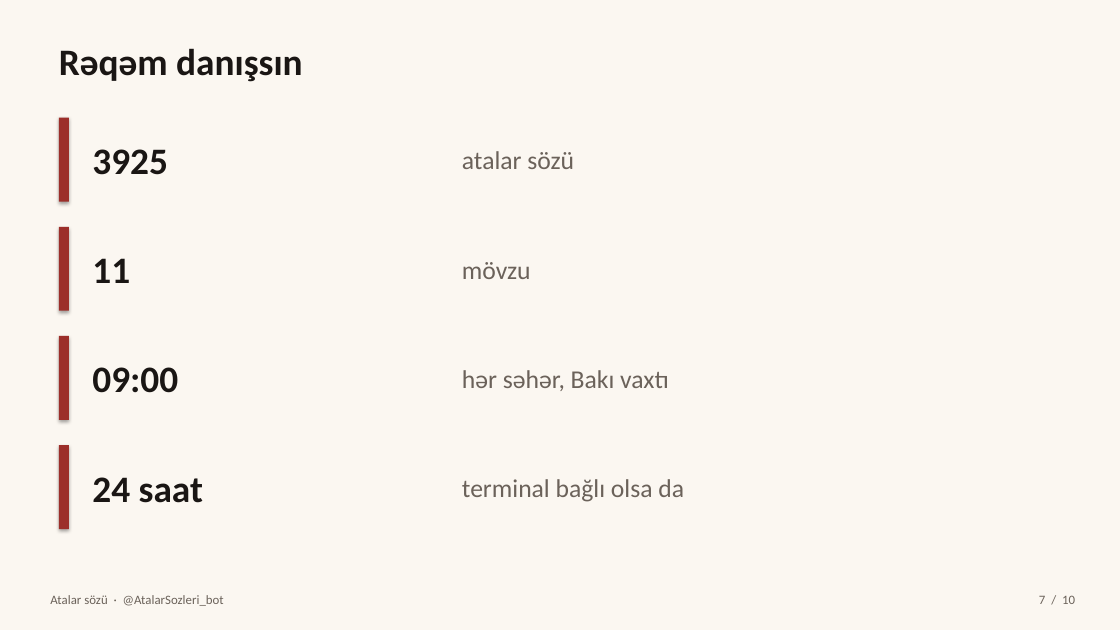
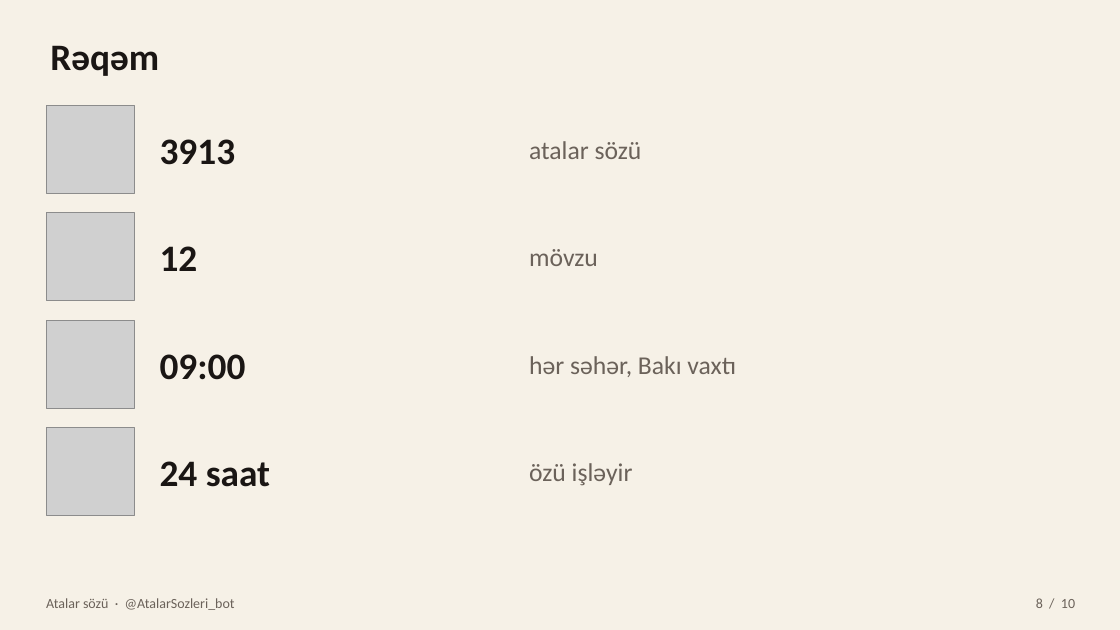
Before and after one commit to umud0s/atalar-sozu-bot, a slide deck: slide 8 of docs/Atalar-sozu-teqdimat.pptx (slide 7 before the commit). Drawn at 1120x630 pixels with LibreOffice and Linux fonts; fonts in the diff are those of the drawing; grey boxes stand for pictures. Boxes give left, top, right and bottom in pixels: in the first picture for what was removed or moved away, otherwise in the second. Text is boxed around its words. In the diff, an @@ line names an element or a change of style, - is before the commit and + after.

```diff
--- a/docs/Atalar-sozu-teqdimat.pptx
+++ b/docs/Atalar-sozu-teqdimat.pptx
@@ rectangle at [0,0,1120,630]: fill #FBF7F1 to #F6F1E7 @@
@@ text at [50,45,159,76]: text changed @@
-Rəqəm danışsın
+Rəqəm
@@ picture added at [46,105,134,193] @@
@@ rectangle removed at [59,118,69,202] @@
@@ text "atalar sözü": place and size @@
-text "atalar sözü" at [462,151,574,169]
+text "atalar sözü" at [529,141,642,159]
@@ text removed at [92,149,168,175] @@
-3925
@@ text added at [160,139,236,165], 32 pt, text #1A1614, bold @@
+3913
@@ picture added at [46,213,134,301] @@
@@ rectangle removed at [59,227,69,311] @@
@@ text "mövzu": place and size @@
-text "mövzu" at [462,262,531,279]
+text "mövzu" at [529,249,598,266]
@@ text removed at [92,258,130,283] @@
-11
@@ text added at [160,246,198,271], 32 pt, text #1A1614, bold @@
+12
@@ picture added at [46,320,134,408] @@
@@ text "09:00": place and size @@
-text "09:00" at [92,367,178,393]
+text "09:00" at [160,354,246,380]
@@ text "hər səhər, Bakı vaxtı": place and size @@
-text "hər səhər, Bakı vaxtı" at [462,370,669,391]
+text "hər səhər, Bakı vaxtı" at [529,356,736,377]
@@ rectangle removed at [59,336,69,420] @@
@@ picture added at [46,428,134,516] @@
@@ rectangle removed at [59,445,69,529] @@
@@ text "24 saat": place and size @@
-text "24 saat" at [92,477,203,503]
+text "24 saat" at [160,461,270,487]
@@ text removed at [462,479,684,502] @@
-terminal bağlı olsa da
@@ text added at [529,463,633,485], 22 pt, text #6B625A @@
+özü işləyir
@@ text "Atalar sözü · @AtalarSozleri_bot" at [46,598,235,610]: size 11 to 12 pt @@
@@ text at [1036,598,1075,608]: text changed; size 11 to 12 pt @@
-7 / 10
+8 / 10
```
Also in this commit, not shown: 5 other slides changed, 4 slides added, 4 slides removed, 1 other file.
